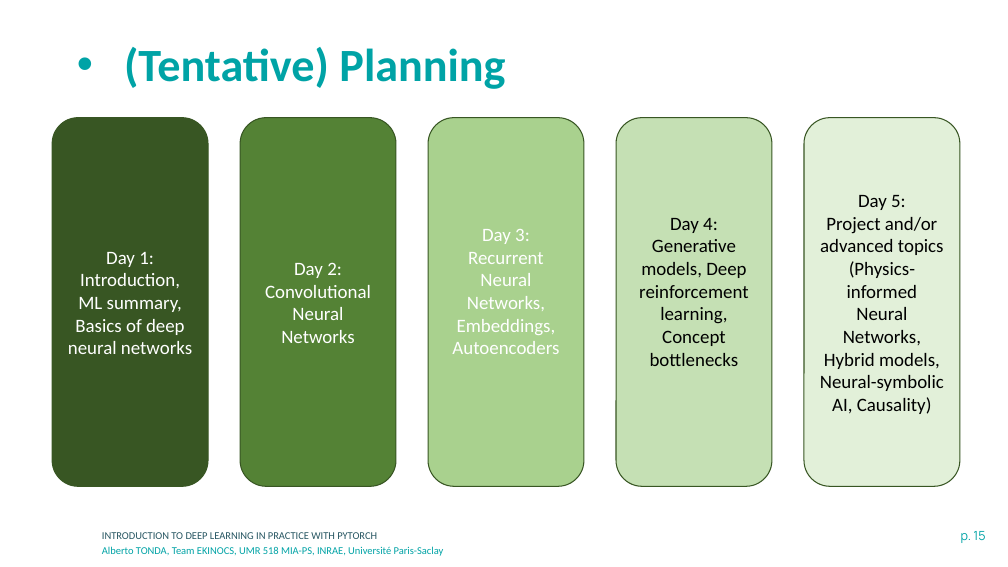
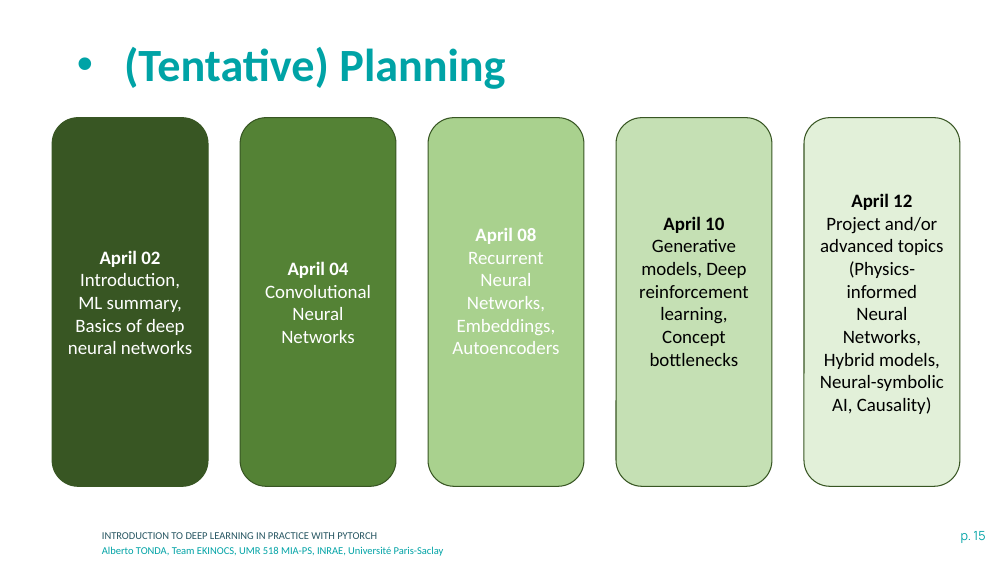
Before and after one commit to albertotonda/teaching, a slide deck: slide 15 of deep-learning-in-practice-with-pytorch/0-introduction.pptx. Drawn at 1008x567 pixels with LibreOffice and Linux fonts; fonts in the diff are those of the drawing; background and template pictures are left out. Boxes give left, top, right and bottom in pixels: in the first picture for what was removed or moved away, otherwise in the second. Text is boxed around its words. In the diff, an @@ line names an element or a change of style, - is before the commit and + after.

```diff
--- a/deep-learning-in-practice-with-pytorch/0-introduction.pptx
+++ b/deep-learning-in-practice-with-pytorch/0-introduction.pptx
@@ text in rounded rectangle at [851, 193, 912, 210]: text changed; bold on @@
-Day 5:
+April 12
@@ text in rounded rectangle at [457, 228, 556, 335]: text changed @@
-Day 3:
-Recurrent Neural Networks, Embeddings,
+April 08
+Recurrent Neural Networks, Embeddings,
@@ text in rounded rectangle at [663, 216, 724, 233]: text changed; bold on @@
-Day 4:
+April 10
@@ text in rounded rectangle at [68, 250, 192, 354]: text changed @@
-Day 1:
-Introduction,
-ML summary,
-Basics of deep neural networks
+April 02
+Introduction,
+ML summary,
+Basics of deep neural networks
@@ text in rounded rectangle at [265, 261, 371, 343]: text changed @@
-Day 2:
-Convolutional Neural Networks
+April 04
+Convolutional Neural Networks
```
Also in this commit, not shown: 1 other slide changed, 1 slide added, 10 other files.
